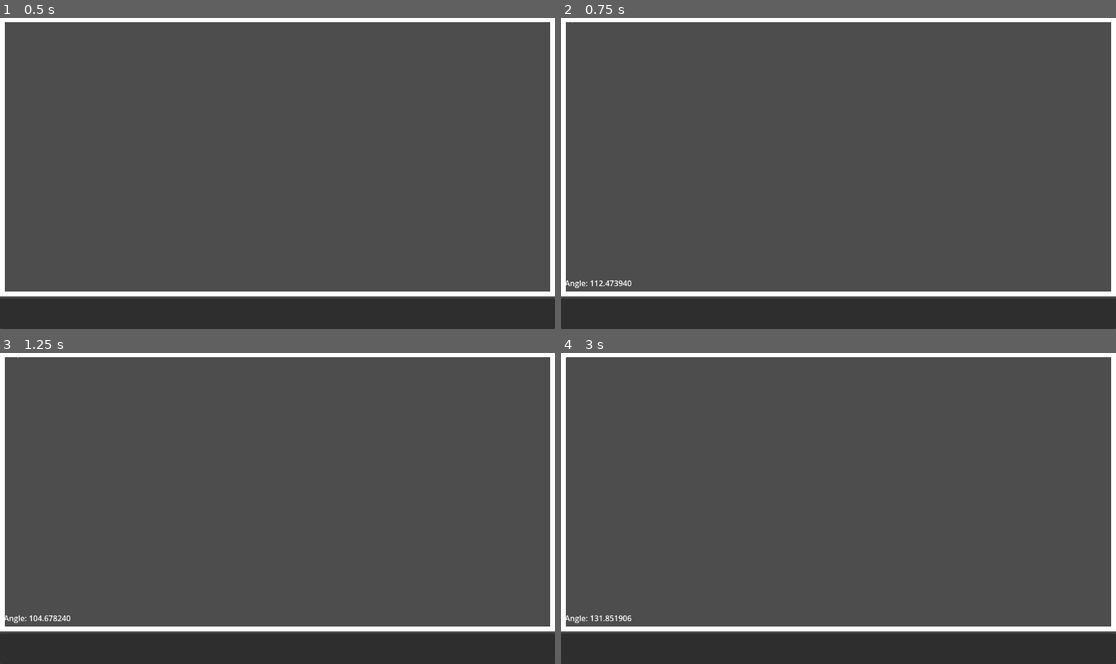
Above: before the commit, frames 1-4 (two rows, left to right).
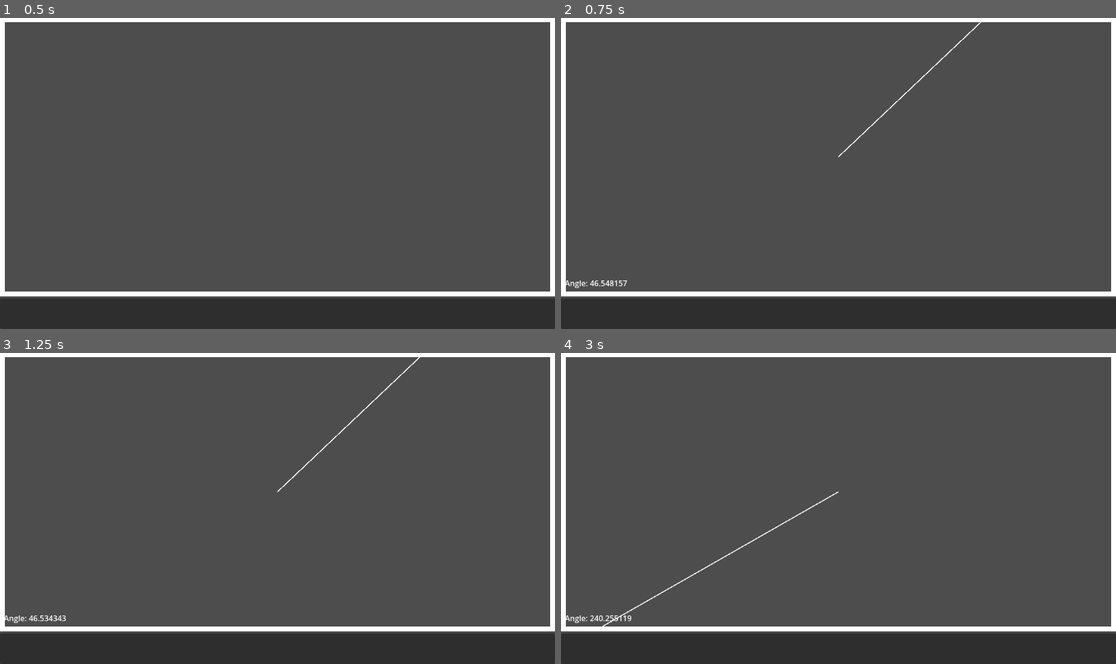
Above: after the commit, the same moments.

Repository: RCJacH/lazer_escape-Godot-game
Game: Godot game, scene res://src/core/level/level.tscn
Two runs of this game, one before a commit and one after it. Both use one fixed random seed, a clock stepped at 60 frames per second and the inputs below. The project has no main scene, so this scene is started directly.
Inputs (mouse positions are in pixels of both pictures, inside the frame that each line leads up to):
- Up to frame 1 (0.5 s): no input
- Up to frame 2 (0.75 s): tap Enter at 0.5 s; drag from (838, 157) to (894, 105) at 0.52 s
- Up to frame 3 (1.25 s): no input
- Up to frame 4 (3 s): tap Space at 1.25, 2.75 s; drag from (727, 524) to (810, 570) at 1.27 s; tap Enter at 2 s; move the mouse to (894, 440) at 2.02 s; click (894, 440) at 2.17 s; drag from (810, 570) to (672, 461) at 2.77 s

Frame 1 is identical in both runs. In frame 2, 0.2% of the frame differs, in the area x 2-76%, y 1-87%; in frame 3, 0.2%; in frame 4, 0.3%, in the area x 0-51%, y 1-88%.

Commit message:
add setting lazer_position to BoundaryBlock

Diff:
--- a/src/core/level/level_boundaries/boundary_block.gd
+++ b/src/core/level/level_boundaries/boundary_block.gd
@@ -5,6 +5,10 @@
 signal unlocked()
 signal locked()
 
+@export var lazer_position: Vector2 = Vector2.ZERO :
+	set(new_lazer_position):
+		lazer_position = new_lazer_position
+		position_lazer.call_deferred()
 @export var displayed_size: float = 10.0:
 	set(new_size):
 		displayed_size = new_size
@@ -16,11 +20,12 @@
 		%Timer.wait_time = unlock_duration
 
 
-func position_lazer(percent: Vector2) -> void:
-	%Lazer.position = size * percent
+func position_lazer() -> void:
+	%Lazer.position = size * lazer_position
 
 
 func request_refresh() -> void:
+	position_lazer.call_deferred()
 	%Boundary.refresh.call_deferred()
 
 
--- a/src/core/level/level_boundaries/boundary_block.tscn
+++ b/src/core/level/level_boundaries/boundary_block.tscn
@@ -17,6 +17,7 @@
 size_flags_vertical = 3
 mouse_filter = 1
 script = ExtResource("1_otakd")
+lazer_position = Vector2(0.5, 0.5)
 metadata/_edit_use_anchors_ = true
 metadata/_edit_lock_ = true
 
@@ -27,6 +28,7 @@
 
 [node name="Lazer" parent="." instance=ExtResource("3_x2wro")]
 unique_name_in_owner = true
+position = Vector2(576, 324)
 metadata/_edit_lock_ = true
 
 [node name="MarginContainer" type="MarginContainer" parent="."]
@@ -59,7 +61,7 @@
 [node name="Timer" type="Timer" parent="."]
 unique_name_in_owner = true
 
-[connection signal="resized" from="." to="Boundary" method="refresh"]
+[connection signal="resized" from="." to="." method="request_refresh"]
 [connection signal="tree_entered" from="." to="Boundary" method="refresh"]
 [connection signal="hit_by_lazer" from="Boundary" to="." method="_on_boundary_hit_by_lazer"]
 [connection signal="angle_changed" from="Lazer" to="MarginContainer/VBoxContainer/AngleLabel" method="_on_lazer_angle_changed"]
